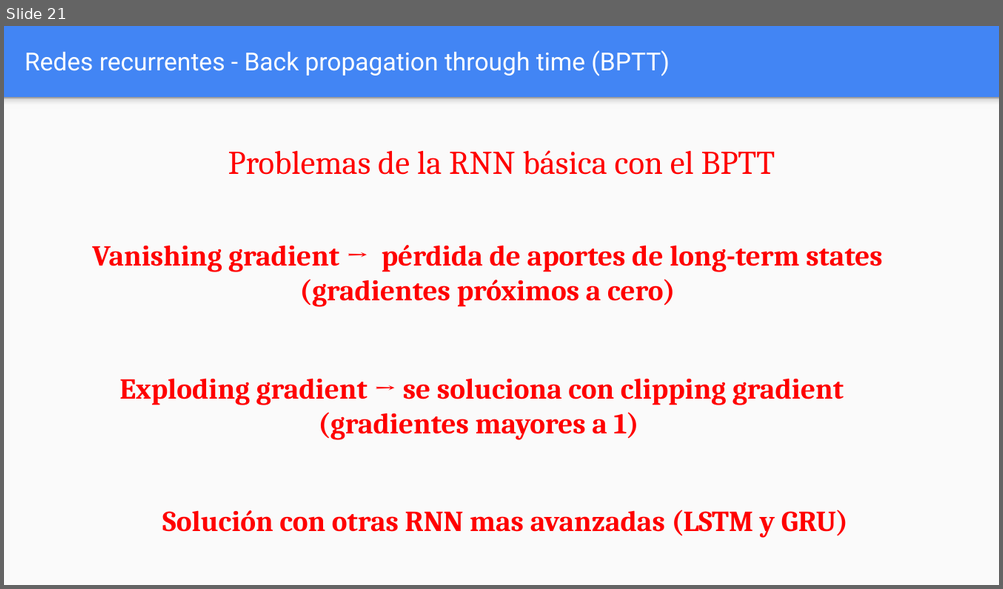
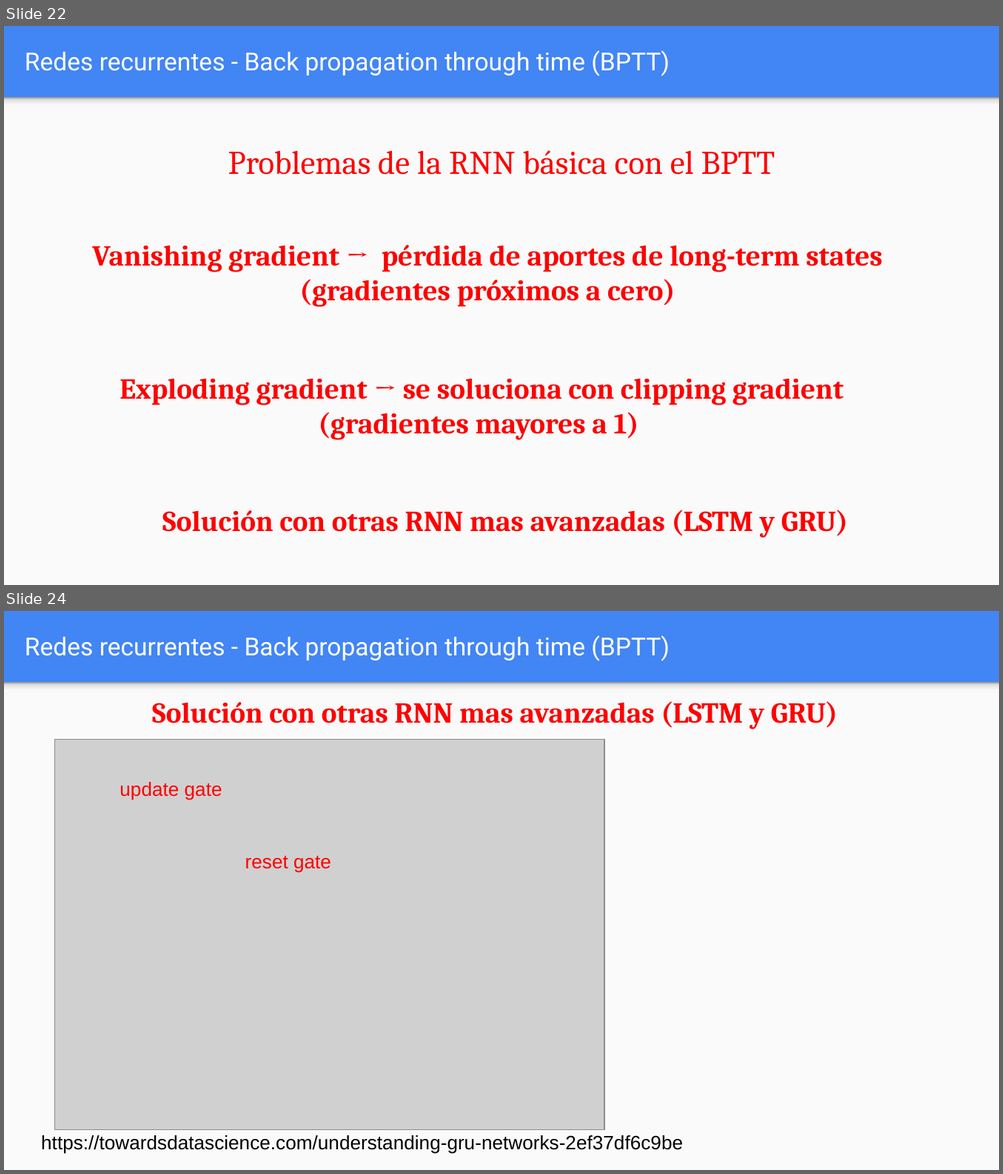
Before and after one commit to FIUBA-Posgrado-Inteligencia-Artificial/aprendizaje_profundo, a slide deck: clase_6/teoria/Clase_6.pptx. Shown one above the other, each under a label of ours: slide 21 before the commit, slides 22 and 24 after it; the slides between them are not shown. The pictures are 1003x589 and 1003x1174 pixels, drawn with LibreOffice and Linux fonts; fonts in the diff are those of the drawing; grey boxes stand for pictures. Boxes give left, top, right and bottom in pixels: in the first picture for what was removed or moved away, otherwise in the second. Text is boxed around its words. In the diff, an @@ line names an element or a change of style, - is before the commit and + after.

```diff
--- a/clase_6/teoria/Clase_6.pptx
+++ b/clase_6/teoria/Clase_6.pptx
@@ slide 24 added at (4,611,999,1170), background #4285F4; not listed: 2 template elements that a slide beside it also shows @@
@@ title added at (25,635,669,661), 18 pt, text #FFFFFF @@
+Redes recurrentes - Back propagation through time (BPTT)
@@ text added at (152,701,837,729), 21 pt, text #FF0000, bold @@
+Solución con otras RNN mas avanzadas (LSTM y GRU)
@@ picture added at (55,739,605,1130) @@
@@ text added at (119,782,222,800), 14 pt, text #FF0000 @@
+update gate
@@ text added at (245,856,331,873), 14 pt, text #FF0000 @@
+reset gate
@@ text added at (41,1136,683,1154), 14 pt, text #000000 @@
+https://towardsdatascience.com/understanding-gru-networks-2ef37df6c9be
@@ what was slide 21 is now slide 22 @@
```
Also in this commit, not shown: 2 slides changed, 1 other slide added, 1 other file.
